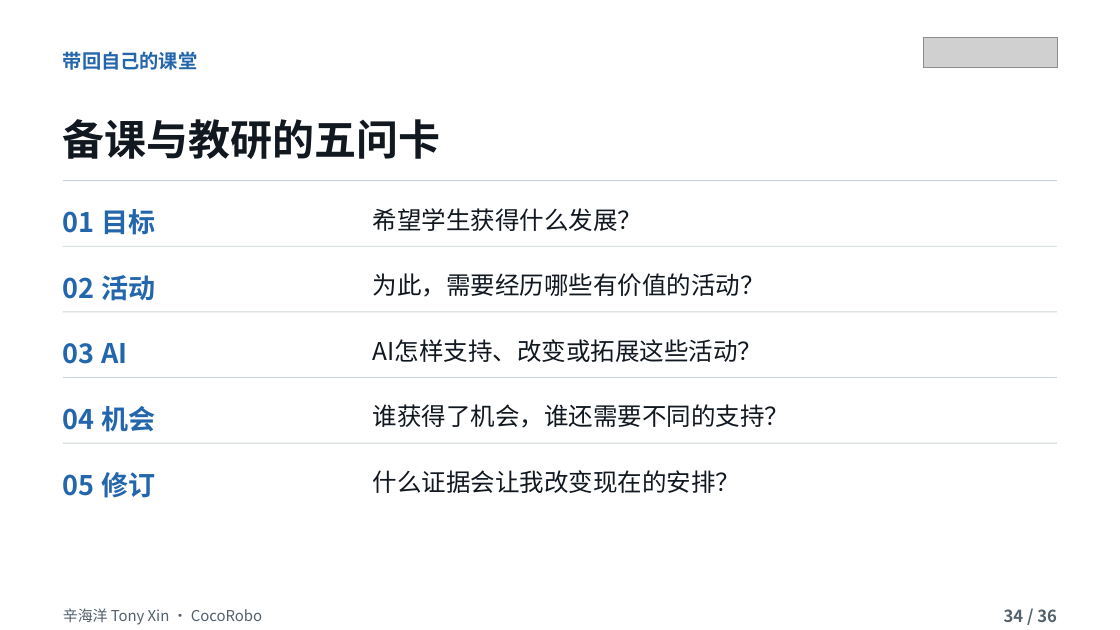
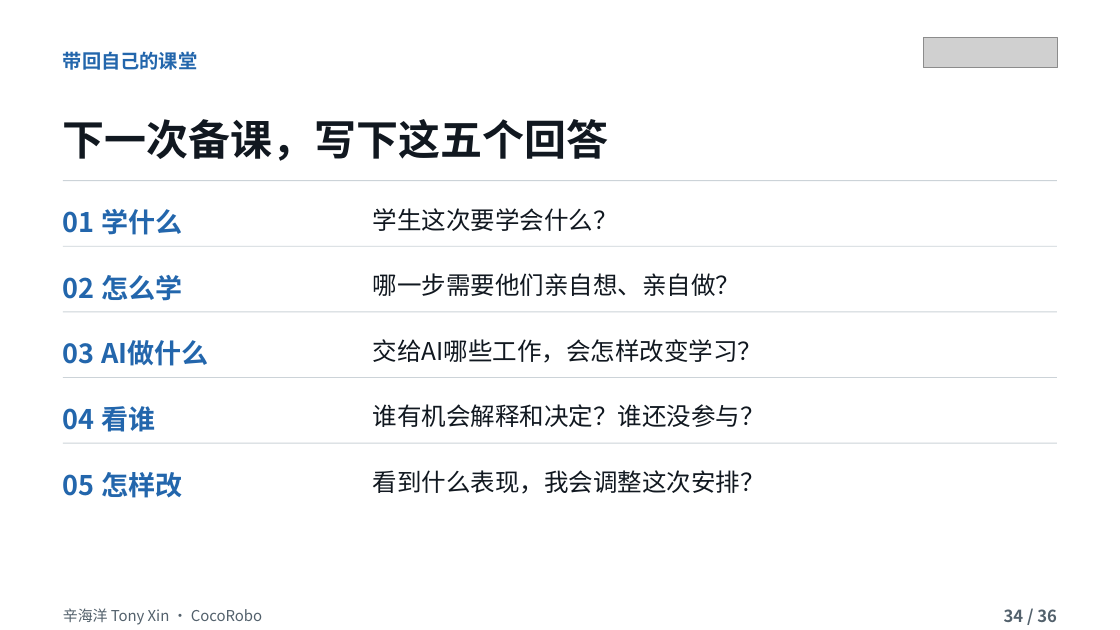
Before and after one commit to tonyxinvip/slides, a slide deck: slide 34 of education-purpose-ai-2026/downloads/AI_Education_Purpose_36slides.pptx. Drawn at 1120x630 pixels with LibreOffice and Linux fonts; fonts in the diff are those of the drawing; grey boxes stand for pictures. Boxes give left, top, right and bottom in pixels: in the first picture for what was removed or moved away, otherwise in the second. Text is boxed around its words. In the diff, an @@ line names an element or a change of style, - is before the commit and + after.

```diff
--- a/education-purpose-ai-2026/downloads/AI_Education_Purpose_36slides.pptx
+++ b/education-purpose-ai-2026/downloads/AI_Education_Purpose_36slides.pptx
@@ text at [63,119,609,161]: text changed @@
-备课与教研的五问卡
+下一次备课，写下这五个回答
@@ text at [63,209,182,235]: text changed @@
-01 目标
+01 学什么
@@ text at [373,208,618,231]: text changed @@
-希望学生获得什么发展？
+学生这次要学会什么？
@@ text at [63,275,182,301]: text changed @@
-02 活动
+02 怎么学
@@ text at [373,273,740,296]: text changed @@
-为此，需要经历哪些有价值的活动？
+哪一步需要他们亲自想、亲自做？
@@ text at [63,340,209,366]: text changed @@
-03 AI
+03 AI做什么
@@ text at [373,339,763,363]: text changed @@
-AI怎样支持、改变或拓展这些活动？
+交给AI哪些工作，会怎样改变学习？
@@ text at [63,406,155,432]: text changed @@
-04 机会
+04 看谁
@@ text at [373,404,765,427]: text changed @@
-谁获得了机会，谁还需要不同的支持？
+谁有机会解释和决定？谁还没参与？
@@ text at [63,472,182,498]: text changed @@
-05 修订
+05 怎样改
@@ text at [373,470,765,494]: text changed @@
-什么证据会让我改变现在的安排？
+看到什么表现，我会调整这次安排？
```
Also in this commit, not shown: 35 other slides changed, 4 other files.
